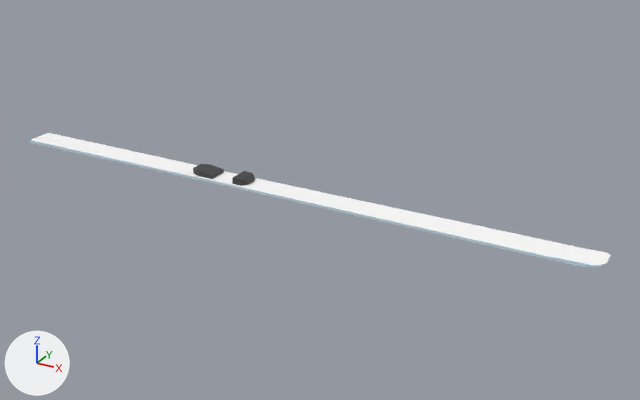
Before and after pictures for a commit that changed the FBX model Assets/Models/Characters/customskiplayground.fbx.
Both versions are drawn from a 50 mm lens placed at (1.82, -2.67, 1.33), pointed at (0.32, 0.06, -0.03). Every picture has the same lights, and +X, +Y and +Z are marked at lower left. The older version comes first.

Script lines for the objects in view, before the commit:
```python
mat_ski = principled_material('Ski')
mat_ski.texture = img_slatnar2048_png  # with its transparency
mat_ski.roughness = 0.69
me_cube = bpy.data.meshes.new('Cube')
me_cube.from_pydata(...)  # 80 vertices, 74 faces; spans x -1.08..1.41, y -0.06..0.06, z 0.0..0.03
# faces by material slot: [41, 20, 13]
me_cube.materials.append(mat_ski)  # picture img_slatnar2048_png
me_cube.materials.append(mat_binding)  # dark grey #464646
me_cube.materials.append(mat_ski_bottom)  # dark grey #494949
ob_ski = bpy.data.objects.new('Ski', me_cube)
ob_ski.location = (0.0, 0.0, 0.0)
```
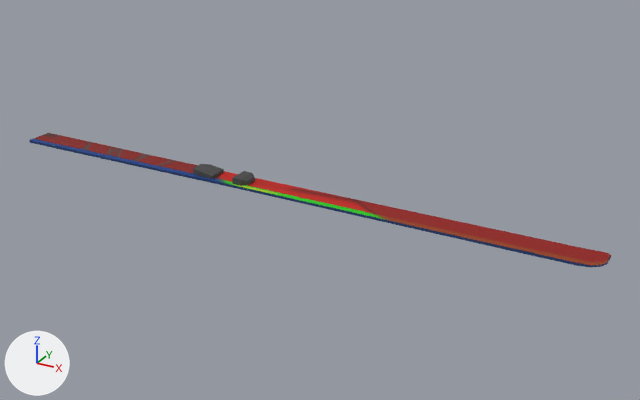
Scene script edits in JSON lines:
```json
{"op": "add", "block": "img_skistest_png", "code": ["img_skistest_png = load_image('skistest.png', 'skistest.png', 1024, 1024, 'sRGB')"]}
{"op": "set", "path": "mat_ski.texture", "old": "img_slatnar2048_png", "new": "img_skistest_png", "note": "with its transparency"}
```

Location of each change, (x1, y1, x2, y2) in pixels of the pictures (640 x 400 px):
```json
{"object": "Ski", "change": "surface changed", "before": [29, 133, 611, 267], "after": [29, 133, 611, 267]}
```
